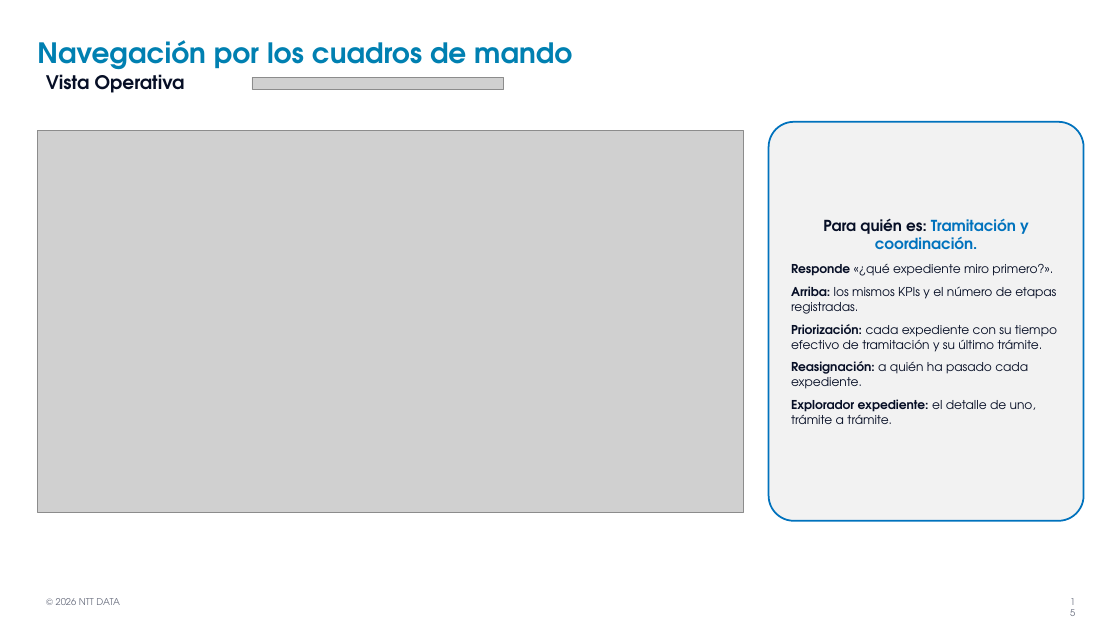
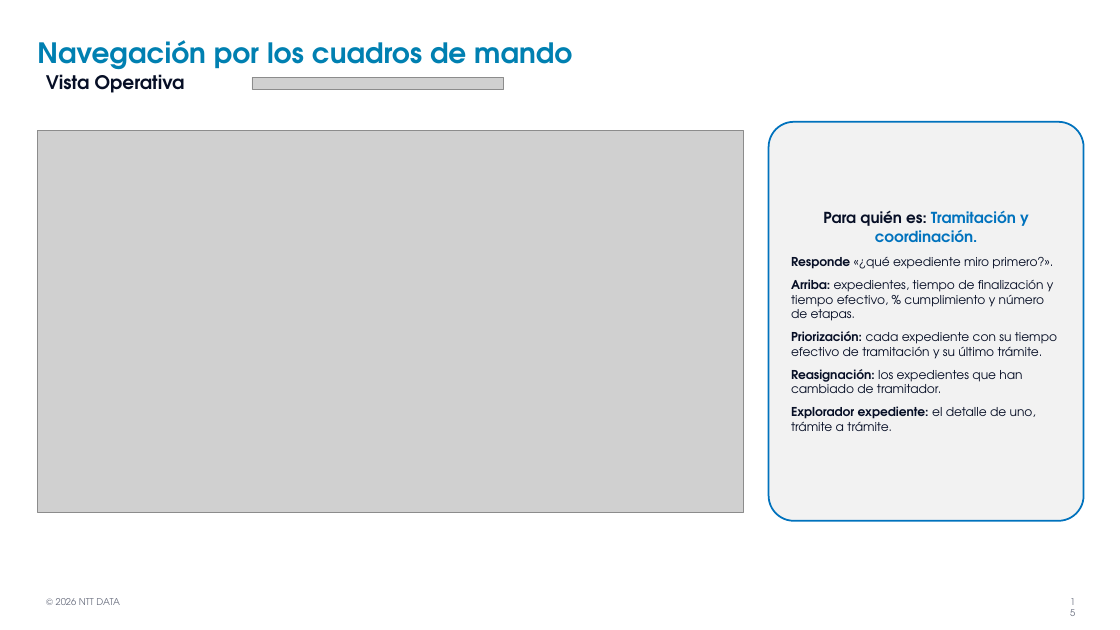
Before and after one commit to AnthonyXerri/Pruebas, a slide deck: slide 15 of mockups/Formacion_Celonis_PnC.pptx. Drawn at 1120x630 pixels with LibreOffice and Linux fonts; fonts in the diff are those of the drawing; grey boxes stand for pictures; background and template pictures are left out. Boxes give left, top, right and bottom in pixels: in the first picture for what was removed or moved away, otherwise in the second. Text is boxed around its words. In the diff, an @@ line names an element or a change of style, - is before the commit and + after.

```diff
--- a/mockups/Formacion_Celonis_PnC.pptx
+++ b/mockups/Formacion_Celonis_PnC.pptx
@@ text in rounded rectangle at [791,279,1054,321]: text changed @@
-Arriba: los mismos KPIs y el número de etapas registradas.
+Arriba: expedientes, tiempo de finalización y tiempo efectivo, % cumplimiento y número de etapas.
@@ text in rounded rectangle at [791,369,1022,393]: text changed @@
-Reasignación: a quién ha pasado cada expediente.
+Reasignación: los expedientes que han cambiado de tramitador.
```
Also in this commit, not shown: 22 other slides changed.
